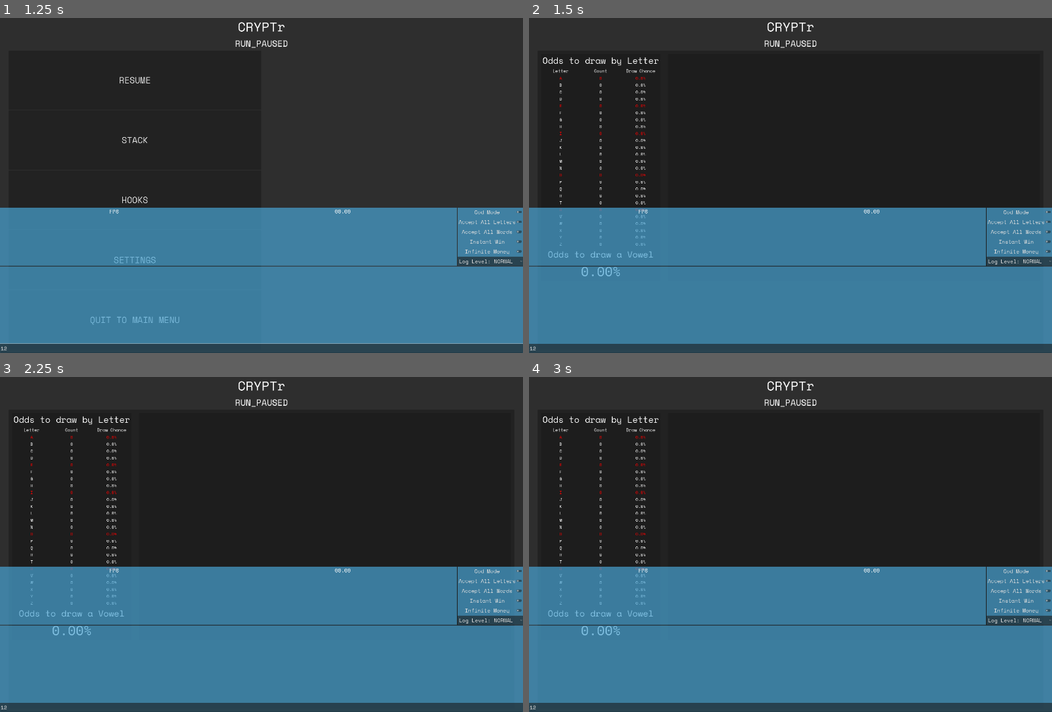
Above: before the commit, frames 1-4 (two rows, left to right).
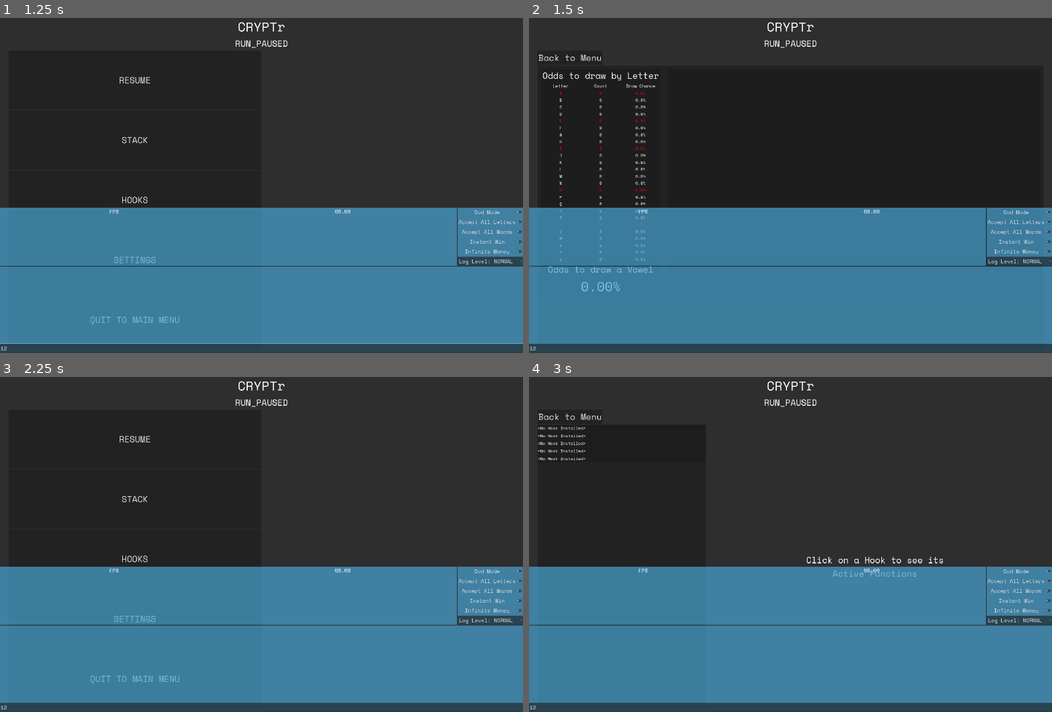
Above: after the commit, the same moments.

Repository: LucasMc17/CRYPTr
Game: Godot game, scene res://slices/run/pause/pause_screen.tscn
Same seed, same stepped clock (60 frames per second), same inputs: the game is played once before the commit and once after it. This scene is started directly instead of the project's main scene.
Inputs (mouse positions are in pixels of both pictures, inside the frame that each line leads up to):
- Up to frame 1 (1.25 s): click (261, 349) at 0.52 s; type "12" at 0.6 s
- Up to frame 2 (1.5 s): click "STACK" at 1.25 s
- Up to frame 3 (2.25 s): click (41, 417) at 2 s, where only the run after the commit has a clickable "Back to Menu"
- Up to frame 4 (3 s): click (664, 557) at 2.75 s, where only the run after the commit has a clickable "HOOKS"

Frame 1 is identical in both runs. In frame 2, 1.2% of the frame differs, in the area x 1-25%, y 10-82%; in frame 3, 1.0%; in frame 4, 1.2%.

Commit message:
back button in pause menu

Diff:
--- a/slices/run/pause/pause_screen.gd
+++ b/slices/run/pause/pause_screen.gd
@@ -1,10 +1,15 @@
 extends Switchable
 ## The Pause screen of the run slice of the game.
+
+## Menu states which should not expose the back button.
+const NO_BACK_BUTTON := ["Menu"]
 
 ## The sub menu of the pause screen to initiate the pause menu with.
 var starting_menu := "Menu"
 
 @onready var _pause_menu_switcher := %PauseMenuSwitcher
+
+@onready var back_button_holder := %BackButtonHolder
 
 func _ready():
 	_pause_menu_switcher.transition(starting_menu)
@@ -14,3 +19,10 @@
 	if init_obj.has("menu_screen"):
 		starting_menu = init_obj.menu_screen
 	super(init_obj)
+
+
+func _on_back_button_pressed():
+	_pause_menu_switcher.transition("Menu")
+
+func _on_pause_menu_switcher_transitioned(new_scene : String):
+	back_button_holder.visible = !NO_BACK_BUTTON.has(new_scene)
--- a/slices/run/pause/pause_screen.tscn
+++ b/slices/run/pause/pause_screen.tscn
@@ -37,6 +37,15 @@
 text = "RUN_PAUSED"
 horizontal_alignment = 1
 
+[node name="BackButtonHolder" type="HBoxContainer" parent="MarginContainer/VBoxContainer"]
+unique_name_in_owner = true
+layout_mode = 2
+
+[node name="BackButton" type="Button" parent="MarginContainer/VBoxContainer/BackButtonHolder"]
+layout_mode = 2
+text = "Back to Menu"
+alignment = 0
+
 [node name="PauseMenuSwitcher" type="Control" parent="MarginContainer/VBoxContainer"]
 unique_name_in_owner = true
 layout_mode = 2
@@ -49,3 +58,6 @@
 })
 current_scene = &"Menu"
 metadata/_custom_type_script = "uid://dgjbmlg6wlice"
+
+[connection signal="pressed" from="MarginContainer/VBoxContainer/BackButtonHolder/BackButton" to="." method="_on_back_button_pressed"]
+[connection signal="transitioned" from="MarginContainer/VBoxContainer/PauseMenuSwitcher" to="." method="_on_pause_menu_switcher_transitioned"]
--- a/ui_states/ui_switcher.gd
+++ b/ui_states/ui_switcher.gd
@@ -5,6 +5,9 @@
 ## Works by storing a dictionary of `Switchable` scenes and instantiating only a single child `Switchable` scene at a time. The `transition`
 ## method can be used to switch from the current child to another. This was designed to replace previous, more naive systems which only toggled the visibility of
 ## their children, instead of completely unloading them.
+
+## Emitted when the Switcher transitions to a new scene.
+signal transitioned(new_scene : String)
 
 ## The total list of `Switchable` scenes which this `UISwitcher` instance will be able to switch between.
 @export var _scenes : Dictionary[String, PackedScene]
@@ -29,6 +32,7 @@
 		for child in get_children():
 			child.queue_free()
 		add_child(scene)
+		transitioned.emit(new_scene_name)
 
 
 ## Removes the current switchable scene entirely, leaving no children under the ui switcher.
